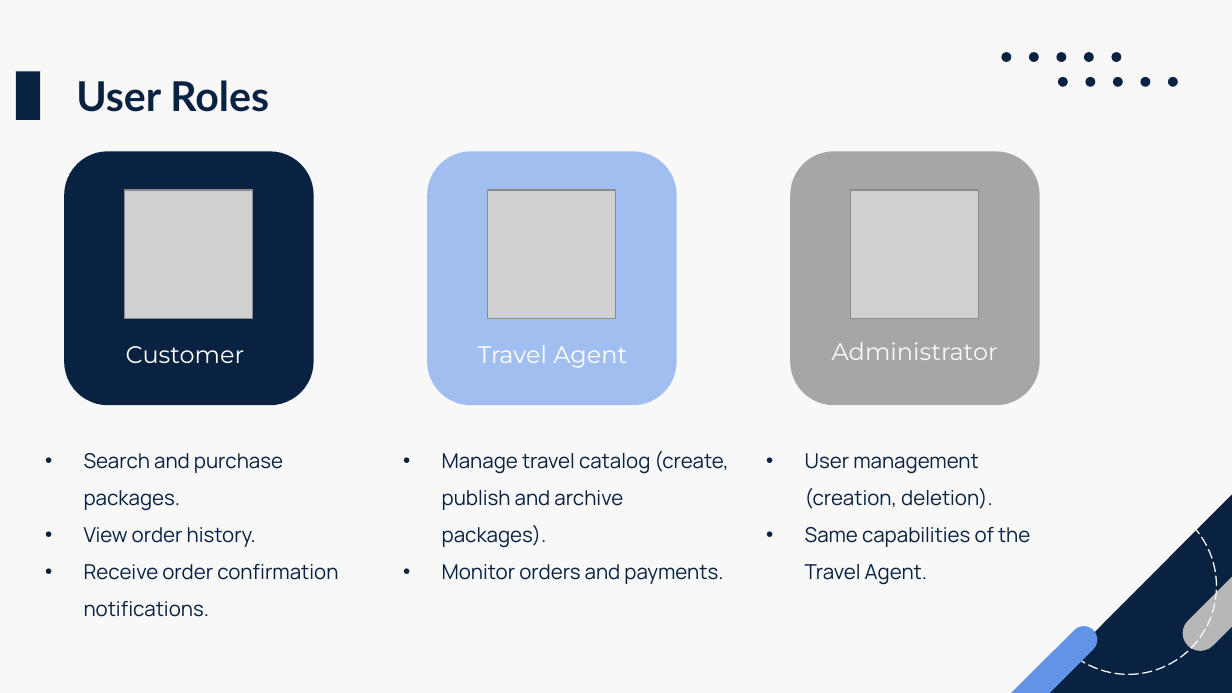
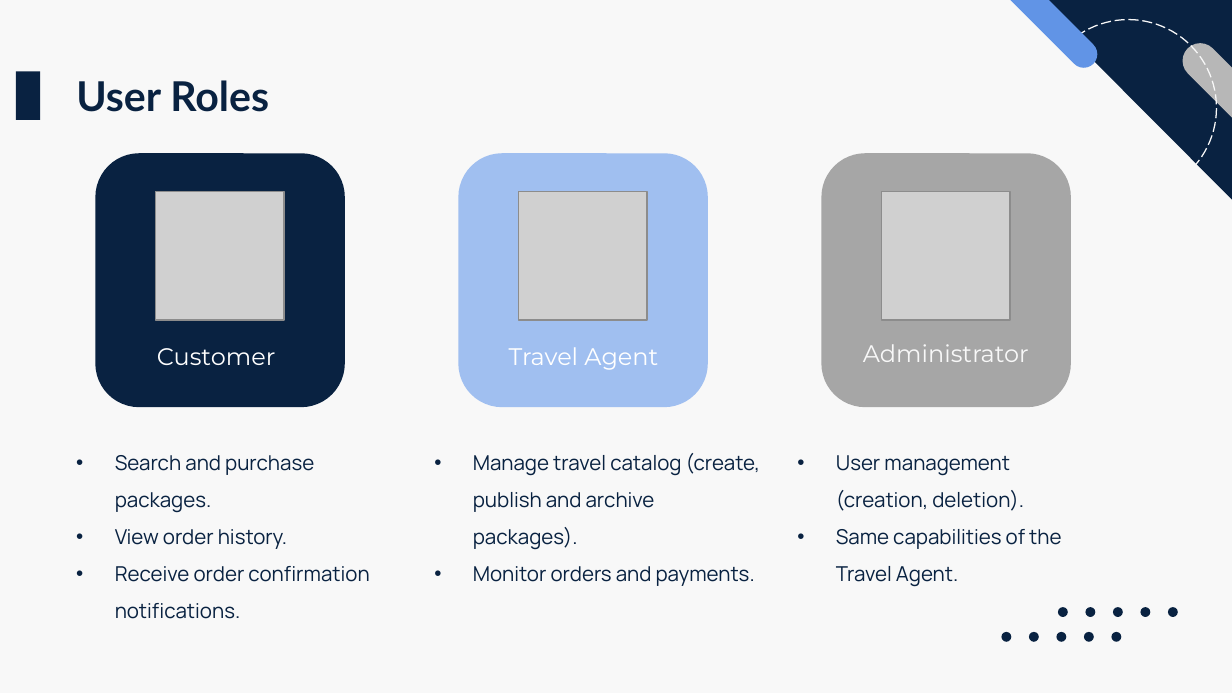
Before and after one commit to fede-palazz/smart-travel, a slide deck: slide 3 of thesis/presentation.pptx (slide 4 before the commit). Drawn at 1232x693 pixels with LibreOffice and Linux fonts; fonts in the diff are those of the drawing; grey boxes stand for pictures. Boxes give left, top, right and bottom in pixels: in the first picture for what was removed or moved away, otherwise in the second. Text is boxed around its words. In the diff, an @@ line names an element or a change of style, - is before the commit and + after.

```diff
--- a/thesis/presentation.pptx
+++ b/thesis/presentation.pptx
@@ rounded rectangle at box(979, 0, 1103, 73): mirrored; rotation 315 to 45 degrees @@
@@ right triangle at box(1032, 0, 1232, 208): mirrored; rotation 90 to 270 degrees @@
@@ mirrored in 11 elements at box(1058, 607, 1068, 617), box(1085, 607, 1095, 617), box(1112, 607, 1122, 617), box(1141, 607, 1151, 617), box(1168, 607, 1178, 617), box(1002, 632, 1011, 642), box(1029, 632, 1039, 642), box(1057, 632, 1067, 642), box(1084, 632, 1094, 642), box(1111, 632, 1121, 642), box(1040, 20, 1216, 196) @@
@@ ellipse: place and size @@
-ellipse at box(1040, 498, 1216, 674)
+ellipse at box(1040, 20, 1216, 196)
@@ rounded rectangle at box(1176, 35, 1232, 170): mirrored; rotation 315 to 45 degrees @@
@@ 5 texts, 3 pictures, 3 rounded rectangles: place and size @@
-5 texts, 3 pictures, 3 rounded rectangles at box(64, 152, 1039, 617)
+5 texts, 3 pictures, 3 rounded rectangles at box(95, 153, 1071, 619)
@@ text "Customer": place and size @@
-text "Customer" at box(126, 346, 245, 363)
+text "Customer" at box(157, 348, 276, 365)
@@ 5 ellipses: place and size @@
-5 ellipses at box(1058, 76, 1178, 86)
+5 ellipses at box(1058, 607, 1178, 617)
@@ 5 ellipses: place and size @@
-5 ellipses at box(1002, 52, 1121, 62)
+5 ellipses at box(1002, 632, 1121, 642)
```
Also in this commit, not shown: 3 other slides changed, 4 slides added.
